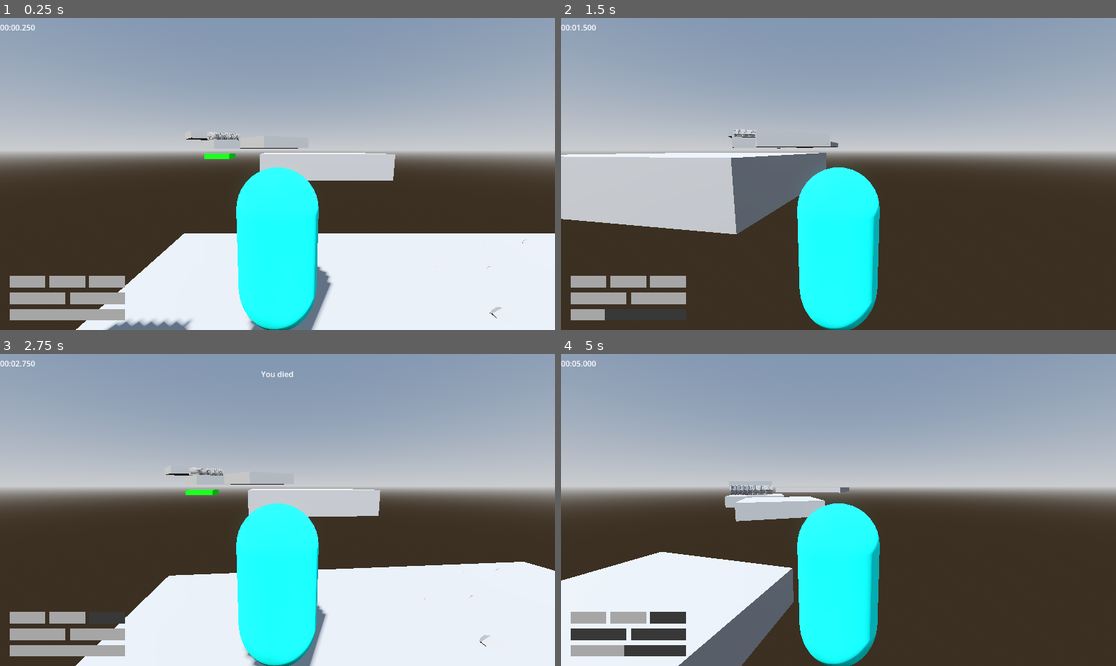
Above: before the commit, frames 1-4 (two rows, left to right).
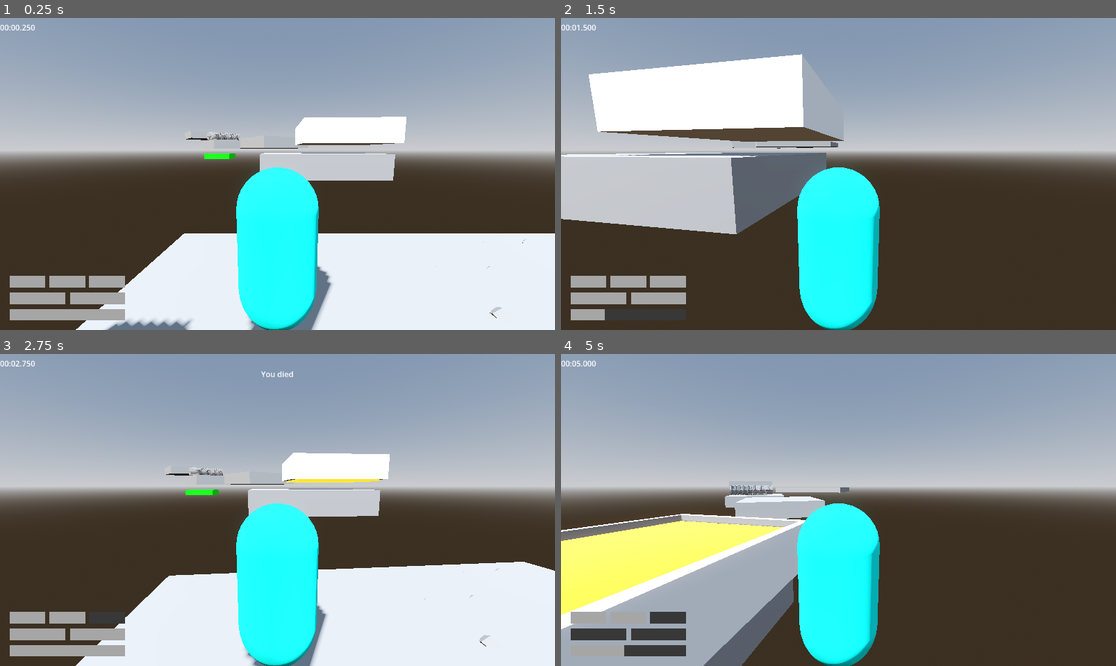
Above: after the commit, the same moments.

Repository: jpvds1/DDJD
Game: Godot game, scene res://scenes/levels/level_1.tscn
Same seed, same stepped clock (60 frames per second), same inputs: the game is played once before the commit and once after it.
Inputs (mouse positions are in pixels of both pictures, inside the frame that each line leads up to):
- Up to frame 1 (0.25 s): no input
- Up to frame 2 (1.5 s): tap Enter at 0.5 s; move the mouse to (866, 174) at 0.52 s; hold W (move_forwards) from 0.53 s (still down); tap Q (dash) at 0.6 s; tap Space (jump) at 0.77 s; move the mouse to (810, 174) at 1.27 s; tap Shift (sprint) at 1.35 s
- Up to frame 3 (2.75 s): keep holding W (move_forwards); tap Space (jump) at 1.52 s; move the mouse to (288, 503) at 2.02 s; tap Q (dash) at 2.1 s
- Up to frame 4 (5 s): keep holding W (move_forwards); move the mouse to (832, 516) at 2.77 s; tap Shift (sprint) at 2.85, 4.35 s; tap Space (jump) at 3.02, 3.77, 4.52 s; move the mouse to (877, 513) at 3.52 s; tap Q (dash) at 3.6 s; move the mouse to (794, 506) at 4.27 s

The runs differ from the first frame. In frame 1, 1.7% of the frame differs, in the area x 53-74%, y 31-44%; in frame 2, 9.3%; in frame 3, 1.8%; in frame 4, 14%, in the area x 0-45%, y 51-100%.

Commit message:
Lava_complete_V1

Diff:
--- /dev/null
+++ b/platformer-game/scenes/levels/lava.tscn
@@ -0,0 +1,41 @@
+[gd_scene format=3 uid="uid://r4n3f2mhs55w"]
+
+[ext_resource type="Script" uid="uid://blxiab4jm2hws" path="res://scripts/systems/lava_hazard.gd" id="1_s5q3i"]
+
+[sub_resource type="StandardMaterial3D" id="StandardMaterial3D_excbq"]
+albedo_color = Color(1, 0.27058825, 0, 1)
+roughness = 0.2
+emission_enabled = true
+emission = Color(1, 0.8, 0, 1)
+
+[sub_resource type="BoxShape3D" id="BoxShape3D_iav0o"]
+size = Vector3(3.526001, 0.78930664, 3.526764)
+
+[sub_resource type="StandardMaterial3D" id="StandardMaterial3D_qxy0u"]
+
+[node name="Lava" type="Node3D" unique_id=1712708667]
+
+[node name="Lava_liq" type="CSGBox3D" parent="." unique_id=1663772428]
+transform = Transform3D(1, 0, 0, 0, 1, 0, 0, 0, 1, 0, 0.5, 0)
+size = Vector3(3.55, 0.8, 3.55)
+material = SubResource("StandardMaterial3D_excbq")
+
+[node name="Area_lava" type="Area3D" parent="Lava_liq" unique_id=855381622]
+script = ExtResource("1_s5q3i")
+
+[node name="Collision_lava" type="CollisionShape3D" parent="Lava_liq/Area_lava" unique_id=1288483074]
+transform = Transform3D(1, 0, 0, 0, 1, 0, 0, 0, 1, -0.0021362305, 0.0053198338, 0.0022125244)
+shape = SubResource("BoxShape3D_iav0o")
+
+[node name="Lava_pool" type="CSGCombiner3D" parent="." unique_id=583857305]
+use_collision = true
+
+[node name="Pool_ext" type="CSGBox3D" parent="Lava_pool" unique_id=2064102578]
+transform = Transform3D(1, 0, 0, 0, 1, 0, 0, 0, 1, 0, 0.5, 0)
+size = Vector3(4, 1, 4)
+material = SubResource("StandardMaterial3D_qxy0u")
+
+[node name="Pool_int" type="CSGBox3D" parent="Lava_pool" unique_id=1833366587]
+transform = Transform3D(1, 0, 0, 0, 1, 0, 0, 0, 1, 0, 0.7, 0)
+operation = 2
+size = Vector3(3.6, 1, 3.6)
--- a/platformer-game/scenes/levels/level_1.tscn
+++ b/platformer-game/scenes/levels/level_1.tscn
@@ -9,6 +9,7 @@
 [ext_resource type="PackedScene" uid="uid://csjbg210nkp6l" path="res://scenes/building_materials/saw_group.tscn" id="7_oc4kc"]
 [ext_resource type="PackedScene" uid="uid://cyw8iqn0l8uak" path="res://scenes/building_materials/spike_trap.tscn" id="8_s8va5"]
 [ext_resource type="PackedScene" uid="uid://rtexe01uxxw6" path="res://scenes/building_materials/laser.tscn" id="9_dga24"]
+[ext_resource type="Script" uid="uid://blxiab4jm2hws" path="res://scripts/systems/lava_hazard.gd" id="10_qxy0u"]
 
 [sub_resource type="ProceduralSkyMaterial" id="ProceduralSkyMaterial_64t6i"]
 sky_horizon_color = Color(0.66224277, 0.6717428, 0.6867428, 1)
@@ -22,6 +23,17 @@
 sky = SubResource("Sky_h2s0c")
 tonemap_mode = 2
 glow_enabled = true
+
+[sub_resource type="StandardMaterial3D" id="StandardMaterial3D_excbq"]
+albedo_color = Color(1, 0.27058825, 0, 1)
+roughness = 0.2
+emission_enabled = true
+emission = Color(1, 0.8, 0, 1)
+
+[sub_resource type="BoxShape3D" id="BoxShape3D_iav0o"]
+size = Vector3(3.526001, 0.78930664, 3.526764)
+
+[sub_resource type="StandardMaterial3D" id="StandardMaterial3D_qxy0u"]
 
 [node name="Empty Level" type="Node3D" unique_id=216242194]
 script = ExtResource("1_sk5k4")
@@ -113,6 +125,34 @@
 [node name="Hitbox" parent="Laser" index="1" unique_id=1352457121]
 transform = Transform3D(1.006, 0, 0, 0, 1.006, 0, 0, 0, 4.75, 0, 0, 0)
 
+[node name="Lava" type="Node3D" parent="." unique_id=779750702]
+transform = Transform3D(1, 0, 0, 0, 1, 0, 0, 0, 1, -3.0610962, 3, 7.2913866)
+
+[node name="Lava_liq" type="CSGBox3D" parent="Lava" unique_id=1707275493]
+transform = Transform3D(1, 0, 0, 0, 1, 0, 0, 0, 1, 0, 0.5, 0)
+size = Vector3(3.55, 0.8, 3.55)
+material = SubResource("StandardMaterial3D_excbq")
+
+[node name="Area_lava" type="Area3D" parent="Lava/Lava_liq" unique_id=515896413]
+script = ExtResource("10_qxy0u")
+
+[node name="Collision_lava" type="CollisionShape3D" parent="Lava/Lava_liq/Area_lava" unique_id=498532928]
+transform = Transform3D(1, 0, 0, 0, 1, 0, 0, 0, 1, -0.0021362305, 0.0053198338, 0.0022125244)
+shape = SubResource("BoxShape3D_iav0o")
+
+[node name="Lava_pool" type="CSGCombiner3D" parent="Lava" unique_id=1111808652]
+use_collision = true
+
+[node name="Pool_ext" type="CSGBox3D" parent="Lava/Lava_pool" unique_id=77490781]
+transform = Transform3D(1, 0, 0, 0, 1, 0, 0, 0, 1, 0, 0.5, 0)
+size = Vector3(4, 1, 4)
+material = SubResource("StandardMaterial3D_qxy0u")
+
+[node name="Pool_int" type="CSGBox3D" parent="Lava/Lava_pool" unique_id=528951769]
+transform = Transform3D(1, 0, 0, 0, 1, 0, 0, 0, 1, 0, 0.7, 0)
+operation = 2
+size = Vector3(3.6, 1, 3.6)
+
 [editable path="Killzone"]
 [editable path="Laser"]
 [editable path="Laser/Hitbox/Killzone"]
--- /dev/null
+++ b/platformer-game/scripts/systems/lava_hazard.gd
@@ -0,0 +1,23 @@
+extends Area3D
+
+@export var velocidad: float = 2.0
+@export var amplitud: float = 0.2
+
+var posicion_inicial_y: float = 0.0
+@onready var bloque_visual: Node3D = get_parent() as Node3D
+
+func _ready() -> void:
+	body_entered.connect(_on_body_entered)
+	if bloque_visual:
+		posicion_inicial_y = bloque_visual.position.y
+
+func _process(_delta: float) -> void:
+	if not bloque_visual:
+		return
+
+	var tiempo: float = Time.get_ticks_msec() * 0.001
+	bloque_visual.position.y = posicion_inicial_y + sin(tiempo * velocidad) * amplitud
+
+func _on_body_entered(body: Node3D) -> void:
+	if body.is_in_group("player") and body.has_method("request_unalive"):
+		body.request_unalive()
Not shown, added: platformer-game/scripts/systems/lava_hazard.gd.uid
Not shown, added: .DS_Store
